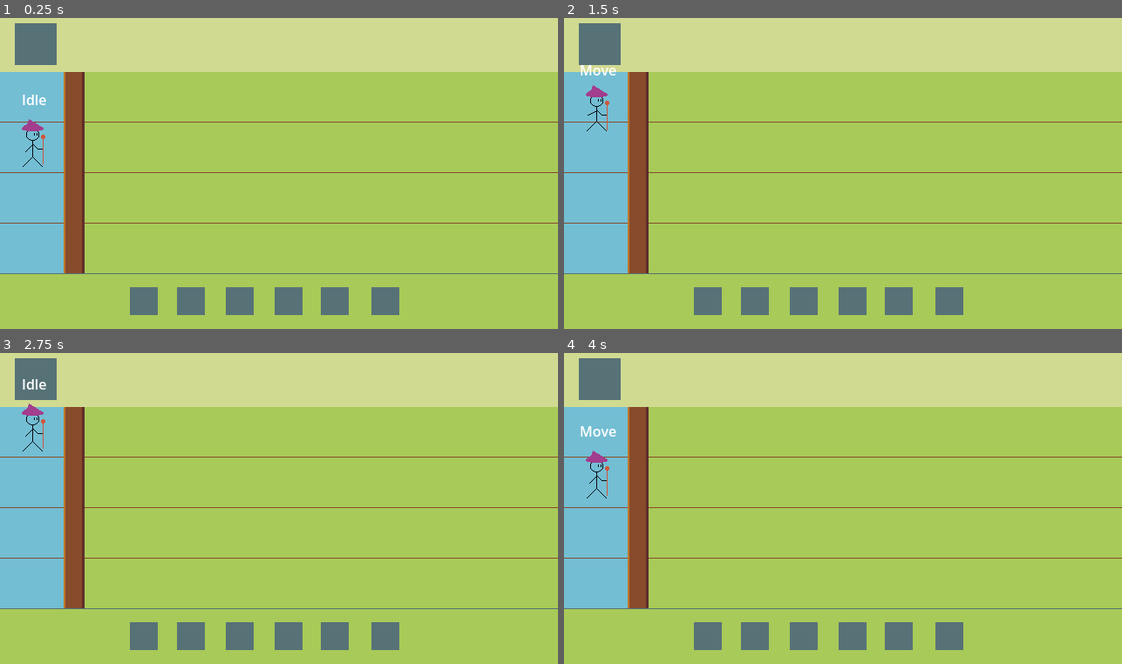
Above: before the commit, frames 1-4 (two rows, left to right).
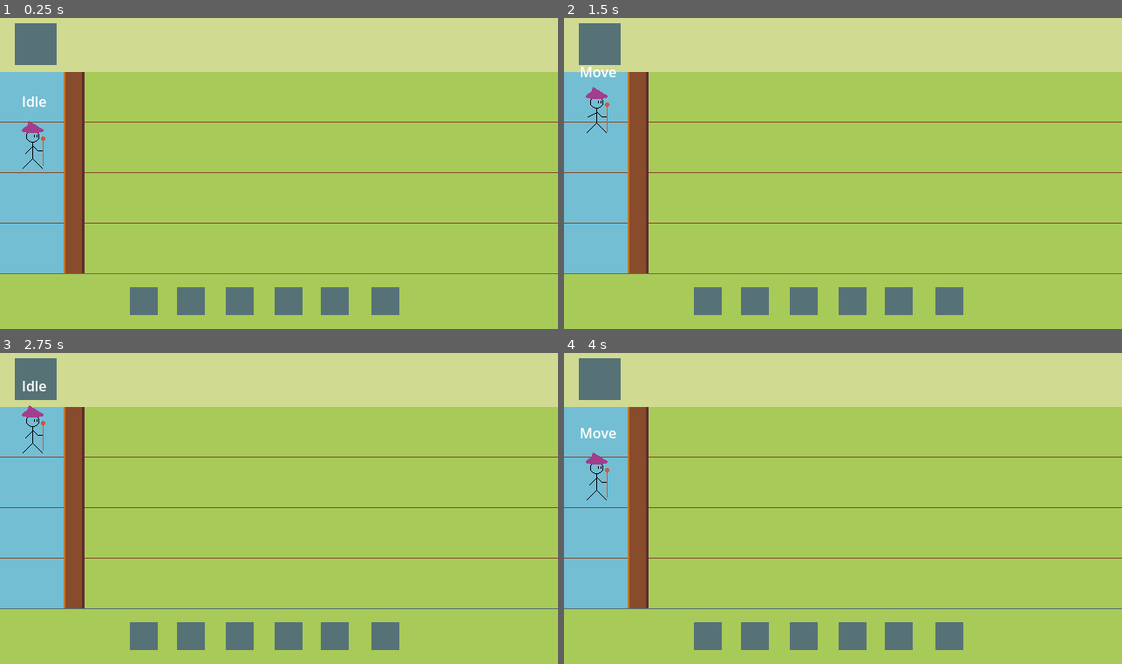
Above: after the commit, the same moments.

Repository: SiyahaS/WitchTowerForce
Game: Godot game, scene res://scenes/level_one.tscn
The game is run twice, just before and just after one commit, with the same random seed, the same clock (stepped at 60 frames per second) and the same inputs.
Inputs:
- Up to frame 1 (0.25 s): no input
- Up to frame 2 (1.5 s): tap Enter at 0.5 s; hold W (move-up) 0.53-1.28 s; hold S (move-down) from 1.28 s (still down)
- Up to frame 3 (2.75 s): release S (move-down) at 2.03 s; hold W (move-up) from 2.03 s (still down)
- Up to frame 4 (4 s): tap Space at 3.5 s; release W (move-up) at 3.53 s; hold S (move-down) from 3.53 s (still down)

The runs differ from the first frame. In frame 1, 0.2% of the frame differs, in the area x 3-9%, y 24-49%; in frame 2, 0.2%; in frame 3, 0.2%; in frame 4, 0.2%, in the area x 2-10%, y 23-48%.

Commit message:
level-one sprite bugfix

Diff:
--- a/scenes/level_one.tscn
+++ b/scenes/level_one.tscn
@@ -10,5 +10,5 @@
 position = Vector2(640, 180)
 texture = ExtResource("1_miefn")
 
-[node name="Player" parent="." instance=ExtResource("2_5rm1q")]
-position = Vector2(40, 142)
+[node name="Player" parent="." instance=ExtResource("2_fi1w7")]
+position = Vector2(40, 144)
--- a/scenes/player.tscn
+++ b/scenes/player.tscn
@@ -293,6 +293,7 @@
 libraries = {
 "": SubResource("AnimationLibrary_c7iqb")
 }
+autoplay = "Idle"
 speed_scale = 0.1
 
 [node name="Label" type="Label" parent="."]
--- a/scripts/idleState.gd
+++ b/scripts/idleState.gd
@@ -19,7 +19,7 @@
 		var movement = Input.get_axis('move-up', 'move-down')
 		parent.move_direction = movement
 		print(parent.global_position.y)
-		if parent.global_position.y < 254 and movement == 1:
+		if parent.global_position.y < 260 and movement == 1:
 			return move_state
 		elif parent.global_position.y >86 and movement == -1:
 			return move_state
Not shown: 1 places in scenes/level_one.tscn that only renumber resources
Not shown, added: .DS_Store
